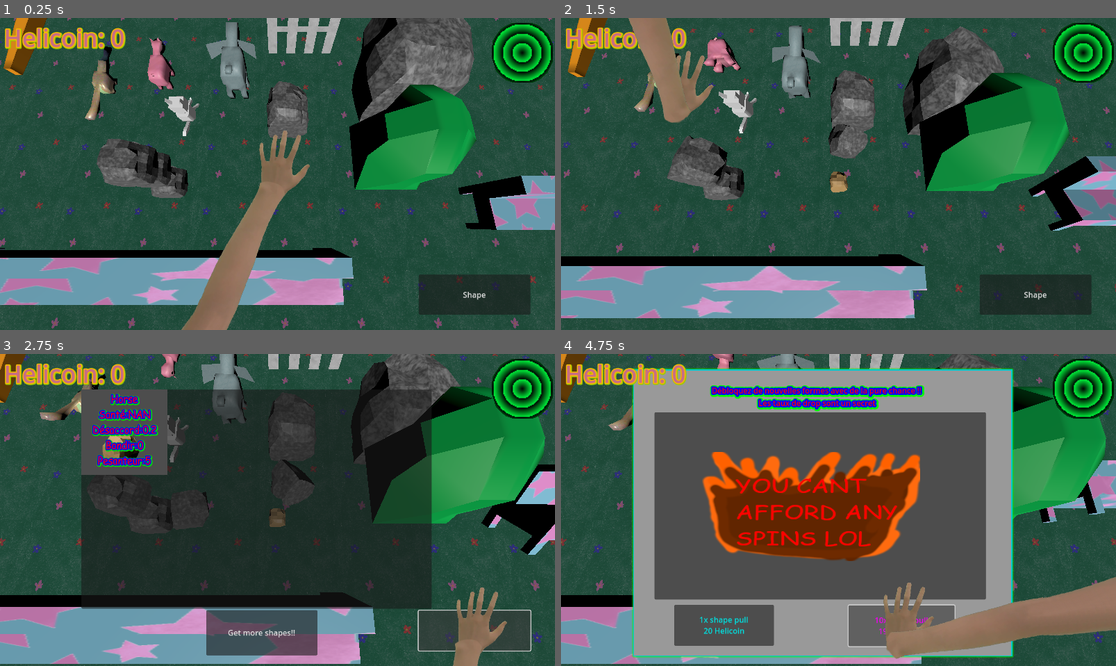
Above: before the commit, frames 1-4 (two rows, left to right).
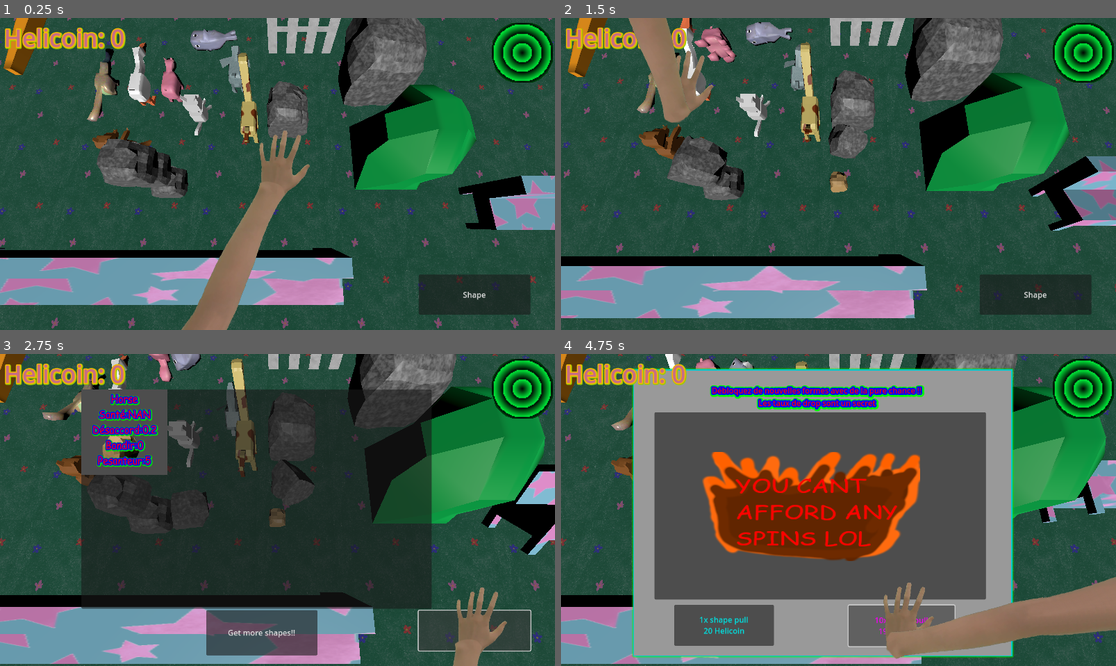
Above: after the commit, the same moments.

Repository: JAco9307/ShapeEscape
Game: Godot game, scene res://Main.tscn
The game is run twice, just before and just after one commit, with the same random seed, the same clock (stepped at 60 frames per second) and the same inputs.
Inputs:
- Up to frame 1 (0.25 s): no input
- Up to frame 2 (1.5 s): click "Shape" at 0.5 s; click "Horse Santé:NAN Désaccord:0.2…" at 1.25 s
- Up to frame 3 (2.75 s): click "Shape" at 2 s
- Up to frame 4 (4.75 s): click "Get more shapes!!" at 2.75 s; click "1x shape pull 20 Helicoin" at 3.5 s; click "10x shape pull 199 Helicoin" at 4.25 s

The runs differ from the first frame. In frame 1, 8.6% of the frame differs, in the area x 15-86%, y 0-43%; in frame 2, 7.4%; in frame 3, 5.1%; in frame 4, 1.9%.

Commit message:
Added animals

Diff:
--- a/Main.tscn
+++ b/Main.tscn
@@ -16,7 +16,11 @@
 [ext_resource type="PackedScene" uid="uid://bbuqegh24i7f1" path="res://objects/Environment/fenceLong.tscn" id="15_3b0ty"]
 [ext_resource type="PackedScene" uid="uid://c07i21ahef5mj" path="res://objects/Animals/platypus.tscn" id="16_bg4s2"]
 [ext_resource type="PackedScene" uid="uid://bfih2570vgmri" path="res://objects/Animals/pig.tscn" id="17_hhcpw"]
+[ext_resource type="PackedScene" uid="uid://bggp3whsy8eji" path="res://objects/Animals/shark.tscn" id="18_2gh4u"]
 [ext_resource type="PackedScene" uid="uid://cigf60064etxa" path="res://objects/Animals/elephant.tscn" id="18_mxvw5"]
+[ext_resource type="PackedScene" uid="uid://0v6baqd5r51g" path="res://objects/Animals/bear.tscn" id="19_devvj"]
+[ext_resource type="PackedScene" uid="uid://co8h5o6xjfrtu" path="res://objects/Animals/goose.tscn" id="20_3b0ty"]
+[ext_resource type="PackedScene" uid="uid://b4t8ijexkf1wg" path="res://objects/Animals/giraffe.tscn" id="21_devvj"]
 
 [node name="Main" type="Node3D"]
 
@@ -32,10 +36,10 @@
 [node name="MainUi" parent="." instance=ExtResource("8_trn2v")]
 
 [node name="Raccoon" parent="." instance=ExtResource("7_lgr22")]
-transform = Transform3D(1, 0, 0, 0, 1, 0, 0, 0, 1, -55.0482, 0.242264, 11.5166)
+transform = Transform3D(1, 0, 0, 0, 1, 0, 0, 0, 1, -55.0482, 2.16377, 9.25383)
 
 [node name="RockBig" parent="." instance=ExtResource("7_trn2v")]
-transform = Transform3D(1, 0, 0, 0, 1, 0, 0, 0, 1, -56.7712, 10.5349, -18.3717)
+transform = Transform3D(1, 0, 0, 0, 1, 0, 0, 0, 1, -62.6945, 5.1929, -18.3717)
 yTorqueMult = 100.0
 zTorqueMult = 100.0
 
@@ -56,34 +60,67 @@
 
 [node name="Tree" parent="." instance=ExtResource("11_20pc6")]
 transform = Transform3D(1, 0, 0, 0, 1, 0, 0, 0, 1, -46.8345, 1.24227, -16.2593)
+yTorqueMult = 20.0
+zTorqueMult = 20.0
 
 [node name="Bench" parent="." instance=ExtResource("11_kjvhd")]
 transform = Transform3D(1, 0, 0, 0, 1, 0, 0, 0, 1, -41.2852, 4.36122, -36.889)
+yTorqueMult = 20.0
+zTorqueMult = 20.0
 
 [node name="Bench2" parent="." instance=ExtResource("12_5tuhn")]
 transform = Transform3D(1, 0, 0, 0, 1, 0, 0, 0, 1, -32.8433, 3.21889, 14.7129)
+initialMass = 200.0
 
 [node name="Carrot" parent="." instance=ExtResource("13_2gh4u")]
 transform = Transform3D(1, 0, 0, 0, 1, 0, 0, 0, 1, -107.192, 3.1939, 37.7684)
 
 [node name="Fence" parent="." instance=ExtResource("14_devvj")]
 transform = Transform3D(1, 0, 0, 0, 1, 0, 0, 0, 1, -68.1329, 4.82093, -6.82977)
+yTorqueMult = 20.0
+zTorqueMult = 20.0
 
 [node name="Fence2" parent="." instance=ExtResource("15_3b0ty")]
 transform = Transform3D(1, 0, 0, 0, 1, 0, 0, 0, 1, -87.5615, 4.88928, 3.30925)
+yTorqueMult = 20.0
+zTorqueMult = 20.0
 
 [node name="Platypus" parent="." instance=ExtResource("16_bg4s2")]
-transform = Transform3D(1, 0, 0, 0, 1, 0, 0, 0, 1, -59.9314, 2.82462, 24.3608)
+transform = Transform3D(1, 0, 0, 0, 1, 0, 0, 0, 1, -59.9314, 2.44824, 24.3608)
+yTorqueMult = 20.0
+zTorqueMult = 20.0
 
 [node name="Pig" parent="." instance=ExtResource("17_hhcpw")]
-transform = Transform3D(1, 0, 0, 0, 1, 0, 0, 0, 1, -60.0775, 5.63199, 14.0005)
+transform = Transform3D(1, 0, 0, 0, 1, 0, 0, 0, 1, -60.0775, 2.13258, 14.0005)
+yTorqueMult = 20.0
+zTorqueMult = 20.0
 
 [node name="Elephant" parent="." instance=ExtResource("18_mxvw5")]
-transform = Transform3D(1, 0, 0, 0, 1, 0, 0, 0, 1, -60.879, 5.41054, 3.37174)
+transform = Transform3D(1, 0, 0, 0, 1, 0, 0, 0, 1, -60.879, 4.01339, 3.37174)
+yTorqueMult = 20.0
+zTorqueMult = 20.0
 
 [node name="Floor" parent="." instance=ExtResource("6_lgr22")]
 transform = Transform3D(1, 0, 0, 0, 1, 0, 0, 0, 1, -73.921, 0, 0)
 
+[node name="Horse" parent="." instance=ExtResource("18_2gh4u")]
+transform = Transform3D(1, 0, 0, 0, 1, 0, 0, 0, 1, -68.9949, 1.67717, 8.96535)
+yTorqueMult = 20.0
+zTorqueMult = 20.0
+
+[node name="Bear" parent="." instance=ExtResource("19_devvj")]
+transform = Transform3D(1, 0, 0, 0, 1, 0, 0, 0, 1, -48.9976, 1.83929, 19.3709)
+yTorqueMult = 20.0
+zTorqueMult = 20.0
+
+[node name="goose" parent="." instance=ExtResource("20_3b0ty")]
+transform = Transform3D(1, 0, 0, 0, 1, 0, 0, 0, 1, -60.2936, -0.168705, 18.0604)
+yTorqueMult = 20.0
+zTorqueMult = 20.0
+
+[node name="Giraffe" parent="." instance=ExtResource("21_devvj")]
+transform = Transform3D(1, 0, 0, 0, 1, 0, 0, 0, 1, -52.9281, 4.76027, 1.00221)
+
 [connection signal="hpupdate" from="Player" to="MainUi" method="_on_player_hpupdate"]
 
 [editable path="Floor"]
--- /dev/null
+++ b/objects/Animals/bear.tscn
@@ -0,0 +1,29 @@
+[gd_scene load_steps=5 format=3 uid="uid://0v6baqd5r51g"]
+
+[ext_resource type="PackedScene" uid="uid://du8lkrvnc16gl" path="res://objects/Rotatable.tscn" id="1_yki4u"]
+[ext_resource type="PackedScene" uid="uid://kx87yeok015a" path="res://models/animated/bear.glb" id="2_c2m31"]
+
+[sub_resource type="BoxShape3D" id="BoxShape3D_yki4u"]
+size = Vector3(4.18594, 4.64215, 2.98462)
+
+[sub_resource type="BoxShape3D" id="BoxShape3D_c2m31"]
+size = Vector3(2.31647, 2.31226, 1.74805)
+
+[node name="Bear" instance=ExtResource("1_yki4u")]
+
+[node name="bear" parent="." index="0" instance=ExtResource("2_c2m31")]
+transform = Transform3D(1, 0, 0, 0, 1, 0, 0, 0, 1, 0.617481, -1.87805, -0.366952)
+
+[node name="Cube" parent="bear" index="0"]
+"blend_shapes/arms (side to side)" = 1.0
+blend_shapes/tail = 1.0
+
+[node name="CollisionShape3D" type="CollisionShape3D" parent="." index="1"]
+transform = Transform3D(1, 0, 0, 0, 1, 0, 0, 0, 1, -0.444229, 0.481781, -0.391235)
+shape = SubResource("BoxShape3D_yki4u")
+
+[node name="CollisionShape3D2" type="CollisionShape3D" parent="." index="2"]
+transform = Transform3D(1, 0, 0, 0, 1, 0, 0, 0, 1, 0.0518494, 3.91901, -0.374023)
+shape = SubResource("BoxShape3D_c2m31")
+
+[editable path="bear"]
--- a/objects/Animals/elephant.tscn
+++ b/objects/Animals/elephant.tscn
@@ -1,25 +1,22 @@
 [gd_scene load_steps=4 format=3 uid="uid://cigf60064etxa"]
 
 [ext_resource type="PackedScene" uid="uid://du8lkrvnc16gl" path="res://objects/Rotatable.tscn" id="1_yhut3"]
-[ext_resource type="PackedScene" uid="uid://bmh48hrxc6mlp" path="res://models/animated/elephant_wAnimation.glb" id="2_b6mtu"]
+[ext_resource type="PackedScene" uid="uid://dopx6n781b7rd" path="res://models/animated/goodelephant.glb" id="3_apgdm"]
 
-[sub_resource type="ConvexPolygonShape3D" id="ConvexPolygonShape3D_apgdm"]
-points = PackedVector3Array(-6.38317, 4.5289, 0.000877559, -3.04106, 9.20549, 1.16903, 2.493, 1.0022, 1.78102, -0.36988, 5.86325, -3.00649, 4.14244, 8.87126, -0.166562, -0.36988, 8.70373, 3.67538, 2.20807, 0.982452, -1.2164, -0.704824, 0.517361, 1.83748, -0.704824, 0.517361, -1.33536, -0.704824, 8.53704, -3.00649, -0.537352, 5.86325, 3.67538, -6.55064, 5.02811, 0.668018, 3.14446, 2.60654, 1.7836, 2.9848, 2.68933, -1.2164, 4.14244, 8.36865, 0.668018, -6.04927, 6.03078, -0.166562, 2.9848, 6.87792, -1.2164, 3.97497, 9.03795, -0.166562, -0.704824, 5.86325, -3.00649, 3.03874, 7.06149, 1.74837, -3.12064, 9.01502, -0.463539, -6.55064, 4.69474, 0.668018, -3.376, 9.03795, 1.16903, -0.36988, 8.53704, -3.00649, 2.33813, 0.834603, 1.7836, -6.55064, 4.69474, 0.000877559, 3.82875, 8.92003, 0.6586, -0.36988, 5.86325, 3.67538, 4.14244, 8.36865, -0.166562, 2.52012, 1.44768, -1.2164, -3.28762, 8.86799, -0.466169, -6.2157, 5.69571, -0.166562)
+[sub_resource type="ConvexPolygonShape3D" id="ConvexPolygonShape3D_b6mtu"]
+points = PackedVector3Array(-4.85765, -1.33961, -0.188501, -2.62958, 1.77866, 0.59085, 1.06001, -3.68972, 0.998318, -0.848806, -0.449486, -2.19379, 2.15939, 1.55585, -0.300148, -0.848806, 1.44416, 2.26164, 0.868544, -3.70188, -1, -1.0721, -4.01339, 1.03613, -1.0721, -4.01339, -1.07994, -1.0721, 1.33303, -2.19379, -0.960454, -0.449486, 2.26164, -4.96929, -1.00624, 0.256344, 1.49278, -2.62029, 1, 1.38542, -2.56461, -1, 2.15939, 1.22134, 0.256344, -4.63505, -0.337795, -0.300148, 1.38542, 0.226733, -1, 2.04775, 1.66697, -0.300148, -1.0721, -0.449486, -2.19379, 1.42288, 0.349312, 0.976697, -2.68176, 1.64978, -0.498221, -4.96929, -1.22849, 0.256344, -2.96383, 1.55585, 0.59085, -0.848806, 1.33303, -2.19379, 0.956015, -3.80132, 1, -4.96929, -1.22849, -0.188501, 1.94927, 1.58756, 0.25, -0.848806, -0.449486, 2.26164, 2.15939, 1.22134, -0.300148, 1.07581, -3.39191, -1, -2.79306, 1.55195, -0.5, -4.746, -0.56061, -0.300148)
 
 [node name="Elephant" instance=ExtResource("1_yhut3")]
 
-[node name="elephant_wAnimation" parent="." index="2" instance=ExtResource("2_b6mtu")]
-transform = Transform3D(1, 0, 0, 0, 1, 0, 0, 0, 1, 0, -5.12476, 0)
+[node name="goodelephant" parent="." index="0" instance=ExtResource("3_apgdm")]
 
-[node name="elephant_001" parent="elephant_wAnimation" index="0"]
-blend_shapes/frame_0054 = 1.0
+[node name="Cube" parent="goodelephant" index="0"]
+blend_shapes/ears = 1.0
+blend_shapes/trunk2 = 1.0
+blend_shapes/tail = 1.0
+"blend_shapes/ears (up down)" = 1.0
 
-[node name="EYES_001" parent="elephant_wAnimation" index="1"]
-"blend_shapes/right eye pos" = 0.254098
-"blend_shapes/eye move 2" = 0.9
+[node name="CollisionShape3D" type="CollisionShape3D" parent="." index="1"]
+shape = SubResource("ConvexPolygonShape3D_b6mtu")
 
-[node name="CollisionShape3D2" type="CollisionShape3D" parent="." index="3"]
-transform = Transform3D(1, 0, 0, 0, 1, 0, 0, 0, 1, 0, -5.12476, 0)
-shape = SubResource("ConvexPolygonShape3D_apgdm")
-
-[editable path="elephant_wAnimation"]
+[editable path="goodelephant"]
--- /dev/null
+++ b/objects/Animals/giraffe.tscn
@@ -0,0 +1,23 @@
+[gd_scene load_steps=4 format=3 uid="uid://b4t8ijexkf1wg"]
+
+[ext_resource type="PackedScene" uid="uid://du8lkrvnc16gl" path="res://objects/Rotatable.tscn" id="1_qhimy"]
+[ext_resource type="PackedScene" uid="uid://c6on4df2gl5tr" path="res://models/animated/goodgiraffe.glb" id="2_q2032"]
+
+[sub_resource type="ConvexPolygonShape3D" id="ConvexPolygonShape3D_11s1j"]
+points = PackedVector3Array(-5.77451, 8.72993, 0, -5.64988, 8.65263, 0.249804, -5.77451, 8.84845, 0.118637, -5.77451, 8.84845, -0.118833, -5.64988, 8.65263, -0.25, -1.00037, -0.102739, -1, -1.00037, -0.102739, 1, -5.30894, 8.41249, 0.5, -5.72095, 8.90308, 0.249804, -5.77451, 8.9577, 0.118637, -5.77451, 8.9577, -0.118833, -5.72095, 8.90308, -0.25, -5.30894, 8.41249, -0.5, -0.500814, -0.102739, -1, -1.00037, 5.47205, -1, -0.500814, -0.102739, 1, -1.00037, 5.47205, 1, -5.30894, 9.41222, 0.5, -5.64988, 9.1525, 0.249804, -5.77451, 9.07623, 0, -5.64988, 9.1525, -0.25, -5.30894, 9.41222, -0.5, 2.581, 0.0219693, -1, -4.61162, 10.3192, -0.531128, 2.581, 5.47205, -1, 2.581, 0.0219693, 1, 2.581, 5.47205, 1, -4.73007, 10.4264, 0.5, -5.72095, 9.1525, 0, -4.73007, 10.4264, -0.5, 3.17429, 1.43808, -1, 4.74816, 6.61813, -0.25, 3.11352, 5.22778, -1, 2.84778, 5.35043, -1, 3.17429, 1.43808, 1, 2.84778, 5.35043, 1, 4.74816, 6.61813, 0.25, 3.11352, 5.22778, 1, 4.674, 6.26462, -0.25, 4.674, 6.26462, 0.25)
+
+[node name="Giraffe" instance=ExtResource("1_qhimy")]
+
+[node name="goodgiraffe" parent="." index="0" instance=ExtResource("2_q2032")]
+transform = Transform3D(1, 0, 0, 0, 1, 0, 0, 0, 1, -0.56252, -4.63623, 0)
+
+[node name="Cube" parent="goodgiraffe" index="0"]
+blend_shapes/tail = 1.0
+blend_shapes/squish = 1.0
+blend_shapes/ears = 1.0
+
+[node name="CollisionShape3D" type="CollisionShape3D" parent="." index="1"]
+transform = Transform3D(1, 0, 0, 0, 1, 0, 0, 0, 1, -0.56252, -4.63623, 0)
+shape = SubResource("ConvexPolygonShape3D_11s1j")
+
+[editable path="goodgiraffe"]
--- /dev/null
+++ b/objects/Animals/goose.tscn
@@ -0,0 +1,21 @@
+[gd_scene load_steps=4 format=3 uid="uid://co8h5o6xjfrtu"]
+
+[ext_resource type="PackedScene" uid="uid://du8lkrvnc16gl" path="res://objects/Rotatable.tscn" id="1_xxds3"]
+[ext_resource type="PackedScene" uid="uid://cnoo34rxh4fia" path="res://models/animated/goose.glb" id="2_6053n"]
+
+[sub_resource type="BoxShape3D" id="BoxShape3D_jvg75"]
+size = Vector3(10.3339, 4.56323, 2.22971)
+
+[node name="goose" instance=ExtResource("1_xxds3")]
+
+[node name="goose" parent="." index="0" instance=ExtResource("2_6053n")]
+transform = Transform3D(1, 0, 0, 0, 1, 0, 0, 0, 1, 1, 0, 0)
+
+[node name="Cube" parent="goose" index="0"]
+blend_shapes/neck = 1.0
+
+[node name="CollisionShape3D" type="CollisionShape3D" parent="." index="1"]
+transform = Transform3D(1, 0, 0, 0, 1, 0, 0, 0, 1, -1.43658, 2.45032, 0.45903)
+shape = SubResource("BoxShape3D_jvg75")
+
+[editable path="goose"]
--- a/objects/Rotatable.tscn
+++ b/objects/Rotatable.tscn
@@ -9,5 +9,7 @@
 [node name="Rotatable" type="RigidBody3D"]
 physics_material_override = SubResource("PhysicsMaterial_vn420")
 script = ExtResource("1_vn420")
+yTorqueMult = 100.0
+zTorqueMult = 100.0
 
 [connection signal="input_event" from="." to="." method="_on_input_event"]
--- a/prideFlag.tscn
+++ b/prideFlag.tscn
@@ -1,7 +1,8 @@
 [gd_scene load_steps=4 format=3 uid="uid://du28ms063nekj"]
 
 [ext_resource type="PackedScene" uid="uid://du8lkrvnc16gl" path="res://objects/Rotatable.tscn" id="1_xeilh"]
-[ext_resource type="PackedScene" uid="uid://pd5m8fbj1dfd" path="res://models/Objects/prideflag.glb" id="2_mc8mr"]
+[ext_resource type="PackedScene" uid="uid://pd5m8fbj1dfd" path="res://models/Objects/Flags/prideflag.glb" id="2_mc8mr"]
+
 
 [sub_resource type="BoxShape3D" id="BoxShape3D_xcnuv"]
 size = Vector3(1, 15.0596, 1)
Not shown: 1 places in Main.tscn that only renumber resources
Binary file removed: models/Animals/untextured/bear.glb
Not shown, removed: models/Animals/untextured/bear.glb.import
Binary file removed: models/Animals/untextured/giraffe.glb
Not shown, removed: models/Animals/untextured/giraffe.glb.import
Binary file added: models/Objects/Flags/aroprideflag.glb
Binary file added: models/Objects/Flags/aroprideflag_aroprideflag-texture.png
Binary file added: models/Objects/Flags/disabilityprideflag.glb
Binary file added: models/Objects/Flags/disabilityprideflag_disabilityprideflag-texture.png
Binary file added: models/Objects/Flags/lesbianprideflag.glb
Binary file added: models/Objects/Flags/lesbianprideflag_lesbianprideflag-texture.png
Renamed: models/Objects/prideflag.glb -> models/Objects/Flags/prideflag.glb
(and 13 more such lines)
